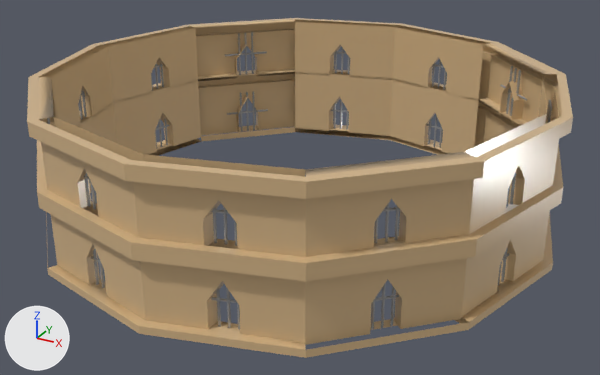
A saved change to the FBX model Assets/Modelos/Escenarios/Coliseo.fbx.
One viewpoint serves both versions: a 50 mm lens placed at (15.05, -27.26, 14.47), pointed at (0.37, -0.57, 1.12). Arrows for +X, +Y and +Z are at lower left; the lights stay in place. Where no turn or scale is listed for an object, it has been applied to the vertices.

The older version as bpy lines, for what is in view:
```python
me_mesh = bpy.data.meshes.new('Mesh')
me_mesh.from_pydata(...)  # 360 vertices, 204 faces; spans x -10.4..10.4, y -10.4..10.4, z -1.5..1.5
me_mesh.materials.append(mat_pasted__color)  # beige #d4b588
me_mesh_023 = bpy.data.meshes.new('Mesh.023')
me_mesh_023.from_pydata(...)  # 360 vertices, 220 faces; spans x -10.4..10.4, y -10.4..10.4, z -1.3..1.3
me_mesh_023.materials.append(mat_pasted__color)  # beige #d4b588
me_mesh_026 = bpy.data.meshes.new('Mesh.026')
me_mesh_026.from_pydata(...)  # 48 vertices, 32 faces; spans x -10.4..10.4, y -10.4..10.4, z -0.1..0.1
me_mesh_026.materials.append(mat_pasted__color)  # beige #d4b588
ob_pasted__pasted__pcylinder8 = bpy.data.objects.new('pasted__pasted__pCylinder8', me_mesh_023)
ob_pasted__pasted__pcylinder8.location = (0.0, 0.0, 4.22)
ob_pasted__pcylinder16 = bpy.data.objects.new('pasted__pCylinder16', me_mesh_026)
ob_pasted__pcylinder16.location = (0.0, 0.0, -0.06)
ob_pasted__pcylinder8 = bpy.data.objects.new('pasted__pCylinder8', me_mesh)
ob_pasted__pcylinder8.location = (0.0, 0.0, 1.52)
```
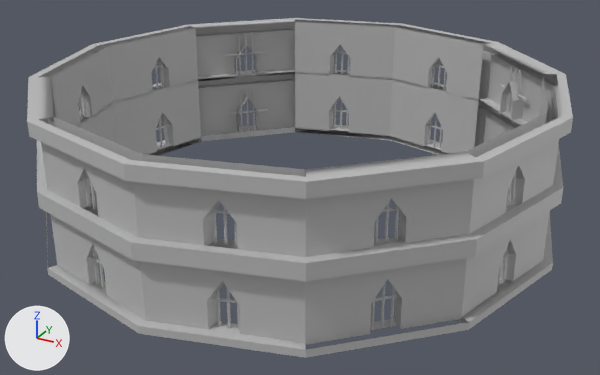
What differs and where, as boxes [x1, y1, x2, y2] in the pictures (600 x 375 px):
'pasted__pasted__pCylinder8', recoloured: [27, 18, 573, 257] in both
'pasted__pCylinder8', recoloured (beige to grey): [37, 69, 563, 345] in both
'pasted__pCylinder16', recoloured: [46, 124, 553, 358] in both
'pasted__pasted__pasted__pasted__pasted__pasted__pCylinder14', recoloured: [151, 62, 164, 90] in both
'pasted__pasted__pasted__pasted__pasted__pasted__pasted__pasted__pCylinder13', recoloured: [47, 118, 50, 124] in both

The change, as a diff of the scene's bpy script:
```diff
--- a/Assets/Modelos/Escenarios/Coliseo.fbx.py
+++ b/Assets/Modelos/Escenarios/Coliseo.fbx.py
@@ mat_barras @@
+mat_barras = principled_material('Barras')
+mat_barras.base_color = (0.5, 0.5, 0.5)  # grey #bcbcbc
@@ mat_pared_coliseo @@
+mat_pared_coliseo = principled_material('Pared_Coliseo')
+mat_pared_coliseo.base_color = (0.5, 0.5, 0.5)  # grey #bcbcbc
@@ me_mesh_023 @@
 me_mesh_023.from_pydata(...)  # 360 vertices, 220 faces; spans x -10.4..10.4, y -10.4..10.4, z -1.3..1.3
-me_mesh_023.materials.append(mat_pasted__color)  # beige #d4b588
+me_mesh_023.materials.append(mat_pared_coliseo)  # grey #bcbcbc
@@ me_mesh_020 @@
 me_mesh_020.from_pydata(...)  # 208 vertices, 190 faces; spans x -5.96..-5.34, y 3.45..5.5, z 0.45..2.55
-me_mesh_020.materials.append(mat_pasted__pasted__pasted__pasted__pasted__pasted__metal8)  # grey #b3b3b3
+me_mesh_020.materials.append(mat_barras)  # grey #bcbcbc
@@ me_mesh_026 @@
 me_mesh_026.from_pydata(...)  # 48 vertices, 32 faces; spans x -10.4..10.4, y -10.4..10.4, z -0.1..0.1
-me_mesh_026.materials.append(mat_pasted__color)  # beige #d4b588
+me_mesh_026.materials.append(mat_pared_coliseo)  # grey #bcbcbc
@@ me_mesh_019 @@
 me_mesh_019.from_pydata(...)  # 208 vertices, 190 faces; spans x -3.75..-2.21, y -1.15..0.39, z 0.45..2.55
-me_mesh_019.materials.append(mat_pasted__pasted__pasted__pasted__pasted__pasted__pasted__pasted__metal7)  # grey #b3b3b3
+me_mesh_019.materials.append(mat_barras)  # grey #bcbcbc
@@ me_mesh @@
 me_mesh.from_pydata(...)  # 360 vertices, 204 faces; spans x -10.4..10.4, y -10.4..10.4, z -1.5..1.5
-me_mesh.materials.append(mat_pasted__color)  # beige #d4b588
+me_mesh.materials.append(mat_pared_coliseo)  # grey #bcbcbc
```
